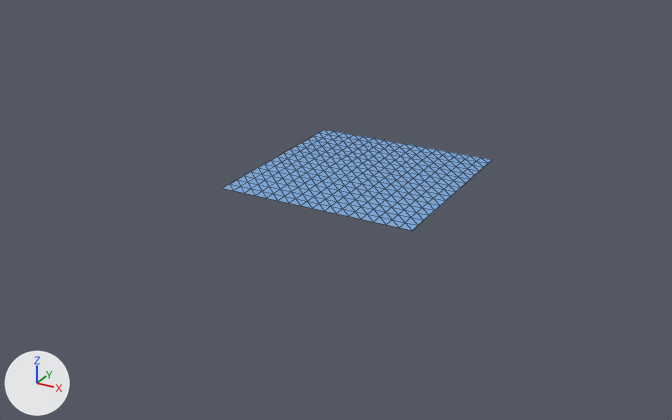
What one commit did to the glTF model assets/models/water-swell-48-lite.glb.
Before and after are seen from a camera (50 mm lens) standing at (507.0, -992.0, 437.0) and looking at (-21.0, -33.0, -43.0). The axes (+X, +Y, +Z) are drawn at lower left. The lights are the same throughout. The older version comes first. Mesh edges are drawn as thin lines.

The first picture shows 'SwellLite'.
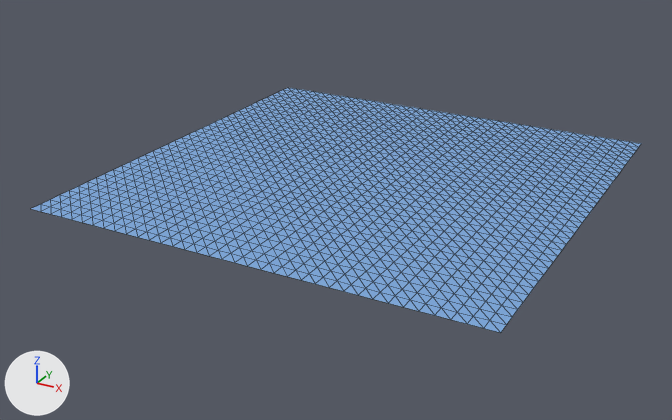
Pixel boxes [x1, y1, x2, y2] of what changed, in the pictures (672 x 420 px):
'SwellLite', reshaped (126% wider, 141% taller): before [223, 130, 492, 231]; after [31, 88, 641, 333]
part 1 of me_swelllite, added (blue): after [31, 88, 641, 333]

What changed in the scene script:
```text
Change me_swelllite:
    used by ob_swelllite; location = (0.0, 0.0, 0.0)
    remove me_swelllite.from_pydata(...)  # 289 vertices, 512 faces; spans x -128.0..128.0, y -128.0..128.0, z 0.0
    add me_swelllite.from_pydata(...)  # 1369 vertices, 2592 faces; spans x -288.0..288.0, y -288.0..288.0, z 0.0
    me_swelllite part 1: 1080 vertices added at x -288.0..288.0, y -288.0..288.0, z 0.0
```
